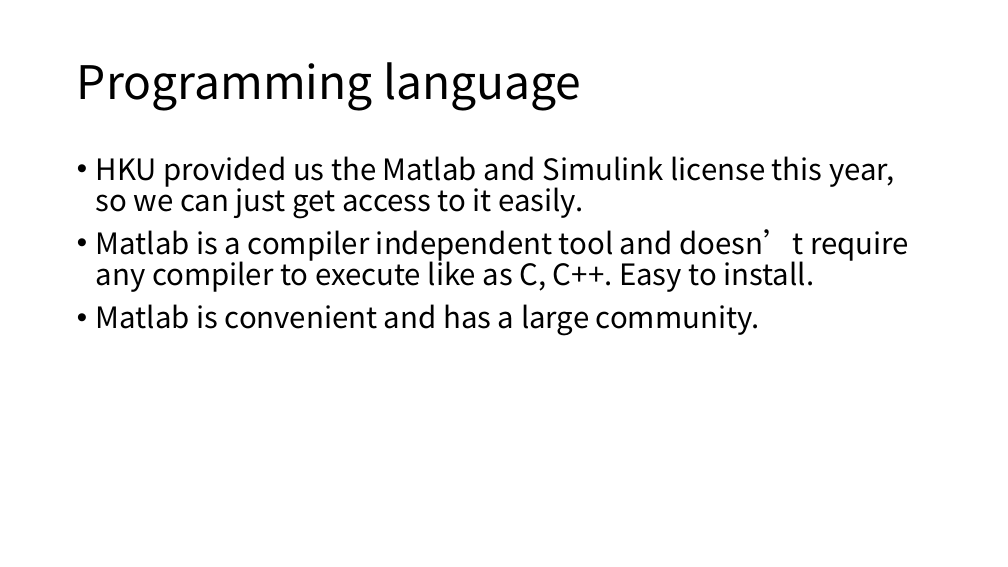
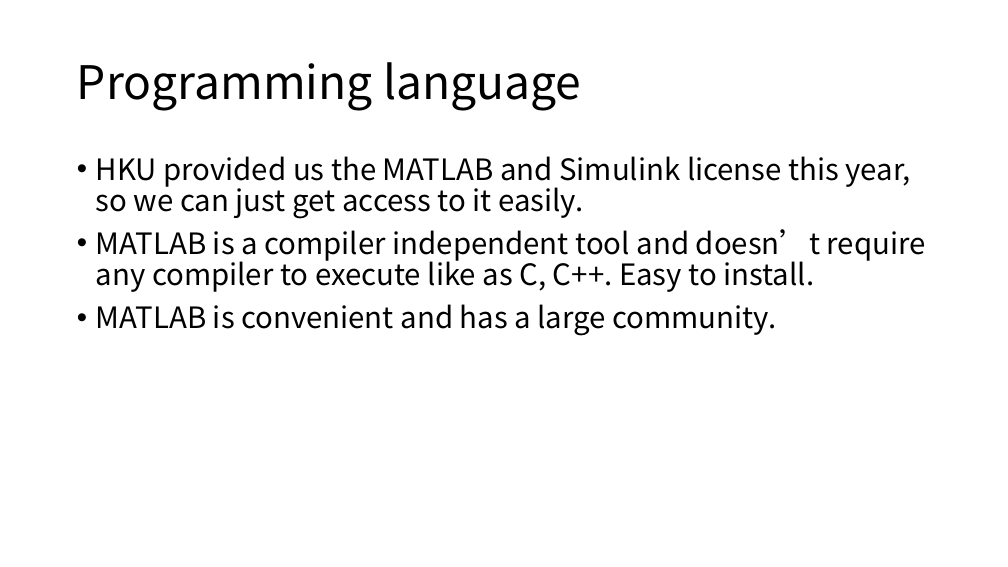
Before and after one commit to scarecrowyu/PHYS4150-2019, a slide deck: slide 5 of Tutorial_material/20190911/20190911.pptx. Drawn at 1008x567 pixels with LibreOffice and Linux fonts; fonts in the diff are those of the drawing. Boxes give left, top, right and bottom in pixels: in the first picture for what was removed or moved away, otherwise in the second. Text is boxed around its words. In the diff, an @@ line names an element or a change of style, - is before the commit and + after.

```diff
--- a/Tutorial_material/20190911/20190911.pptx
+++ b/Tutorial_material/20190911/20190911.pptx
@@ text at (96, 156, 926, 336): text changed @@
-• HKU provided us the Matlab and Simulink license this year, so we can just get access to it easily.
-• Matlab is a compiler independent tool and doesn’t require any compiler to execute like as C, C++. Easy to install.
-• Matlab is convenient and has a large community.
+• HKU provided us the MATLAB and Simulink license this year, so we can just get access to it easily.
+• MATLAB is a compiler independent tool and doesn’t require any compiler to execute like as C, C++. Easy to install.
+• MATLAB is convenient and has a large community.
```
Also in this commit, not shown: 3 other slides changed, 1 other file.
